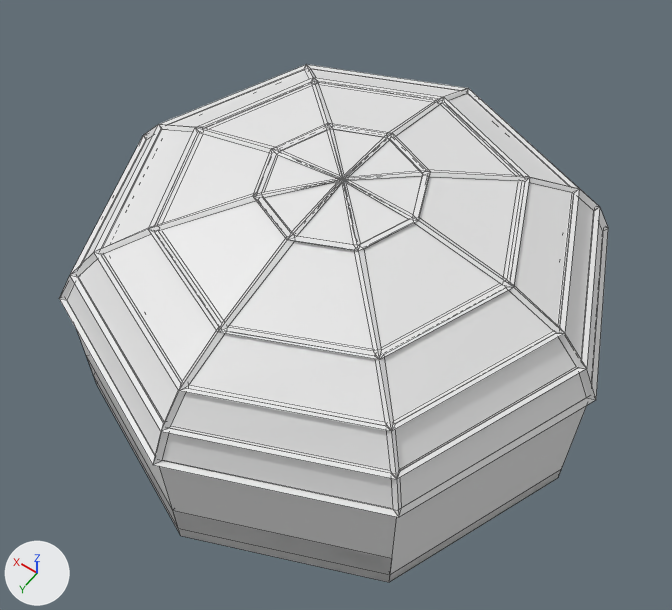
The Blender file Assets/Scenes/Arena/Arena 3.blend as it was, and as the next commit left it.
The view is the same before and after, from a camera (50 mm lens) standing at (-38.4, 54.9, 81.0) and looking at (-2.2, 4.2, 1.4). Every picture has the same lights, and +X, +Y and +Z are marked at lower left. Mesh edges are drawn as thin lines.

The first picture shows 'Arena', 'Copule', 'Copule.001'.
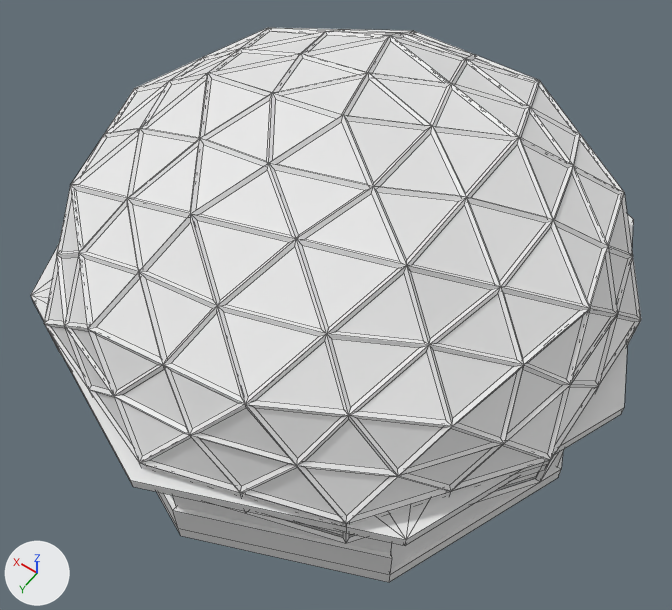
Where the change shows, as pixel boxes (x1, y1, x2, y2) in the pictures (672 x 610 px):
'Icosphere', added
    after: (49, 31, 637, 526)
'Copule', deleted
    before: (66, 69, 603, 509)
'Icosphere.001', added
    after: (44, 28, 641, 543)
'Copule.001', deleted
    before: (59, 64, 608, 517)
'Arena', reshaped
    before: (68, 303, 588, 582)
    after: (157, 449, 564, 582)
'Cylinder', added
    after: (31, 214, 633, 546)
part 1 of me_cylinder, built on
    before: (68, 303, 588, 582)
    after: (170, 449, 564, 569)

Edits to the bpy script that builds the scene:
```text
Change me_cylinder:
    used by ob_arena; location = (0.0, 0.0, 0.0)
    remove me_cylinder.from_pydata(...)  # 29 vertices, 28 faces; spans x -30.0..30.0, y -30.0..30.0, z -13.9..3.3
    add me_cylinder.from_pydata(...)  # 45 vertices, 44 faces; spans x -30.0..30.0, y -30.0..30.0, z -13.9..3.3
    me_cylinder part 1
    8 faces are deleted
    16 vertices are added at x -29.5..29.5, y -29.5..29.5, z -13.9..3.3
    16 new faces join them, mat_material (white #e7e7e7)
    8 new faces join them, mat_material_001 (white #e7e7e7)
Add me_cylinder_003:
    me_cylinder_003.from_pydata(...)  # 84 vertices, 56 faces; spans x -1.0..1.0, y -1.0..1.0, z -1.0..1.0
Add me_icosphere_005:
    me_icosphere_005.from_pydata(...)  # 111 vertices, 180 faces; spans x -0.95..0.95, y -1.0..1.0, z -0.15..0.58
Add me_icosphere_004:
    me_icosphere_004.from_pydata(...)  # 251 vertices, 300 faces; spans x -0.95..0.95, y -1.0..1.0, z -0.14..0.58
Remove ob_copule:
    ob_copule = bpy.data.objects.new('Copule', me_cylinder_001)
    ob_copule.location = (0.0, 0.0, 0.0)
    ob_copule.scale = (30.0, 30.0, 5.0)
Remove ob_copule_001:
    ob_copule_001 = bpy.data.objects.new('Copule.001', me_cylinder_002)
    ob_copule_001.location = (0.0, 0.0, 0.0)
    ob_copule_001.scale = (30.3, 30.3, 5.05)
    _m = ob_copule_001.modifiers.new('Wireframe', 'WIREFRAME')
    _m.thickness = 0.043
    _m.offset = 0.539
    _m.use_even_offset = False
Add ob_cylinder:
    ob_cylinder = bpy.data.objects.new('Cylinder', me_cylinder_003)
    ob_cylinder.location = (0.0, 0.0, 3.5)
    ob_cylinder.scale = (33.3, 33.3, 0.608)
Add ob_icosphere_001:
    ob_icosphere_001 = bpy.data.objects.new('Icosphere.001', me_icosphere_005)
    ob_icosphere_001.location = (0.0, 0.0, 5.3)
    ob_icosphere_001.scale = (31.6, 31.6, 31.6)
    _m = ob_icosphere_001.modifiers.new('Wireframe', 'WIREFRAME')
Add ob_icosphere:
    ob_icosphere = bpy.data.objects.new('Icosphere', me_icosphere_004)
    ob_icosphere.location = (0.0, 0.0, 5.3)
    ob_icosphere.scale = (31.6, 31.6, 31.6)
    _vg = ob_icosphere.vertex_groups.new(name='Group')
    for _i, _w in zip([36, 37, 38, 39, 40, 41, 42, 43, 44, 45, 131, 132, 133, 134, 135, 136, 137, 138, 139, 140, 171, 172, 173, 174, 175, 176, 177, 178, 179, 180, 181, 182, 183, 184, 185, 186, 187, 188, 189, 190, 191, 192, 193, 194, 195, 196, 197, 198, 199, 200, 201, 204, 207, 210, 213, 216, 219, 222, 225, 228, 231, 232, 233, 234, 235, 236, 237, 238, 239, 240, 241, 242, 243, 244, 245, 246, 247, 248, 249, 250], [1.0, 1.0, 1.0, 1.0, 1.0, 1.0, 1.0, 1.0, 1.0, 1.0, 1.0, 1.0, 1.0, 1.0, 1.0, 1.0, 1.0, 1.0, 1.0, 1.0, 1.0, 1.0, 1.0, 1.0, 1.0, 1.0, 1.0, 1.0, 1.0, 1.0, 0.5, 0.5, 0.5, 0.5, 1.0, 1.0, 1.0, 1.0, 1.0, 1.0, 1.0, 1.0, 1.0, 1.0, 0.5, 0.5, 0.5, 0.5, 0.5, 0.5, 0.5, 0.5, 0.5, 0.5, 0.5, 0.5, 0.5, 0.5, 0.5, 0.5, 0.5, 0.5, 0.5, 0.5, 0.5, 0.5, 0.5, 0.5, 0.5, 0.5, 0.5, 0.5, 0.5, 0.5, 0.5, 0.5, 0.5, 0.5, 0.5, 0.5]): _vg.add([_i], _w, 'REPLACE')
    _m = ob_icosphere.modifiers.new('Shrinkwrap', 'SHRINKWRAP')
    _m.target = ob_arena
    _m.vertex_group = 'Group'
```
